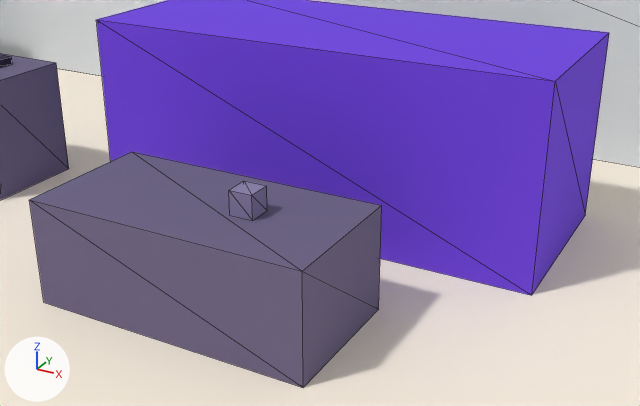
A saved change to the Blender file assets-src/blender/salon_crawler.blend.
The view is the same before and after, from a 50 mm camera at (2.37, -1.89, 1.798) aimed at (0.987, 0.624, 0.542). The axes (+X, +Y, +Z) are drawn at lower left. The lights are the same throughout. The picture after the commit comes second. Mesh edges are drawn as thin lines.

The first picture shows 'PROP_mug_01', 'coffee_table', 'floor', 'side_table', 'sofa', 'wall_back' and 1 more.
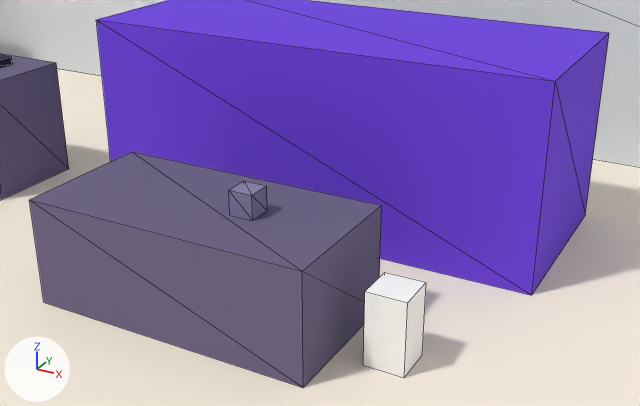
Boxes (x1, y1, x2, y2) around the edits, measured in the pictures (640 x 406 px):
'PROP_vase_01', added
    after: (363, 272, 426, 378)

What changed in the scene script:
```text
Add me_prop_vase_01:
    me_prop_vase_01.from_pydata(...)  # a box spanning x -0.08..0.08, y -0.08..0.08, z -0.15..0.15
    me_prop_vase_01.materials.append(mat_paper)  # white #ffffff
Add ob_prop_vase_01:
    ob_prop_vase_01 = bpy.data.objects.new('PROP_vase_01', me_prop_vase_01)
    ob_prop_vase_01.location = (1.3, 0.6, 0.15)
```
